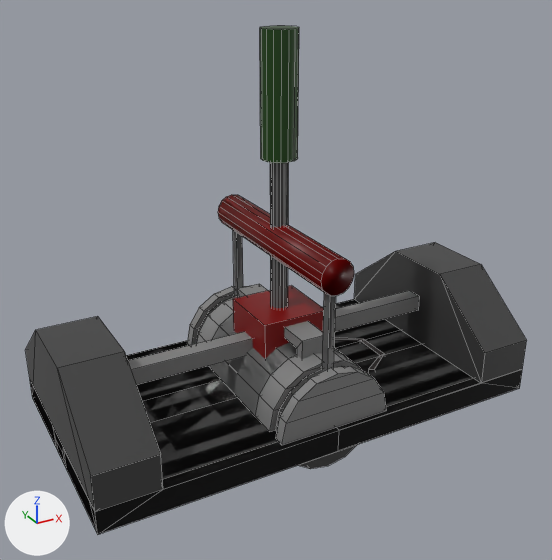
Two versions of the FBX model Assets/BNG Framework/Models/BNG_Buttons.fbx, one commit apart.
Rendered twice from a 50 mm camera at (-0.586, -1.054, 0.755) aimed at (-0.017, -0.02, 0.238). Every picture has the same lights, and +X, +Y and +Z are marked at lower left. Mesh edges are drawn as thin lines on the coarser meshes. Where no turn or scale is listed for an object, it has been applied to the vertices.

Script lines for the objects in view, before the commit:
```python
me_plane_014 = bpy.data.meshes.new('Plane.014')
me_plane_014.from_pydata(...)  # 56 vertices, 54 faces; spans x -0.4..0.4, y -0.2..0.2, z 0.0..0.06
me_plane_014.materials.append(mat_material)  # picture img_bng_atlas_a_png
me_plane_015 = bpy.data.meshes.new('Plane.015')
me_plane_015.from_pydata(...)  # 112 vertices, 62 faces; spans x -0.03..0.03, y -0.18..0.18, z -0.03..0.29
me_plane_015.materials.append(mat_material)  # picture img_bng_atlas_a_png
me_plane_020 = bpy.data.meshes.new('Plane.020')
me_plane_020.from_pydata(...)  # 36 vertices, 34 faces; spans x -0.4..0.4, y -0.2..0.2, z 0.0..0.2
me_plane_020.materials.append(mat_material)  # picture img_bng_atlas_a_png
ob_bng_button_crane_a = bpy.data.objects.new('BNG_Button_Crane_A', me_plane_014)
ob_bng_button_crane_a.location = (0.0, 0.0, 0.0)
ob_bng_button_crane_a_pull = bpy.data.objects.new('BNG_Button_Crane_A_Pull', me_plane_015)
ob_bng_button_crane_a_pull.location = (0.0, 0.0, 0.04)
ob_bng_button_slide_a = bpy.data.objects.new('BNG_Button_Slide_A', me_plane_020)
ob_bng_button_slide_a.location = (0.0, 0.0, 0.0)
# also in view: 'BNG_Button_Crane_C' at (0.0, 0.0, 0.07); 'BNG_Button_Crane_B_Pull' at (0.0, 0.0, 0.14); 'BNG_Button_Crane_B' at (0.0, 0.0, 0.07); 'BNG_Button_Slide_A_Body' at (0.0, 0.0, 0.12); 'BNG_Button_Crane_C_Pull' at (0.0, 0.0, 0.295)
```
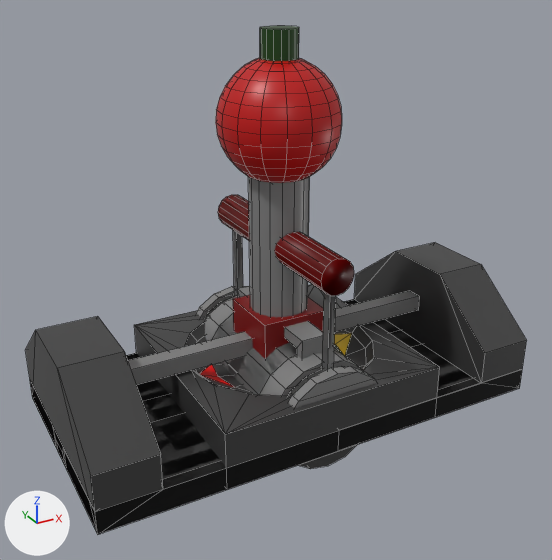
Location of each change, [x1, y1, x2, y2] in pixels of the pictures (552 x 560 px):
'BNG_Button_Joystick', added (black)
    after: [134, 284, 440, 487]
'BNG_Button_Joystick_A', added
    after: [216, 58, 342, 317]
'BNG_Button_Crane_C_Pull', unchanged, covered by the edit
    both: [237, 26, 323, 359]

Patch to the scene script:
```diff
--- a/Assets/BNG Framework/Models/BNG_Buttons.fbx.py
+++ b/Assets/BNG Framework/Models/BNG_Buttons.fbx.py
@@ me_cube_001 @@
+me_cube_001.from_pydata(...)  # 274 vertices, 272 faces; spans x -0.1..0.1, y -0.1..0.1, z 0.0..0.6
+me_cube_001.materials.append(mat_material)  # picture img_bng_atlas_a_png
@@ me_cube @@
+me_cube.from_pydata(...)  # 89 vertices, 113 faces; spans x -0.2..0.2, y -0.2..0.2, z 0.0..0.1
+me_cube.materials.append(mat_material)  # picture img_bng_atlas_a_png
@@ ob_bng_button_joystick_a @@
+ob_bng_button_joystick_a = bpy.data.objects.new('BNG_Button_Joystick_A', me_cube_001)
+ob_bng_button_joystick_a.location = (0.0, 0.0, 0.0)
@@ ob_bng_button_joystick @@
+ob_bng_button_joystick = bpy.data.objects.new('BNG_Button_Joystick', me_cube)
+ob_bng_button_joystick.location = (0.0, 0.0, 0.0)
```
